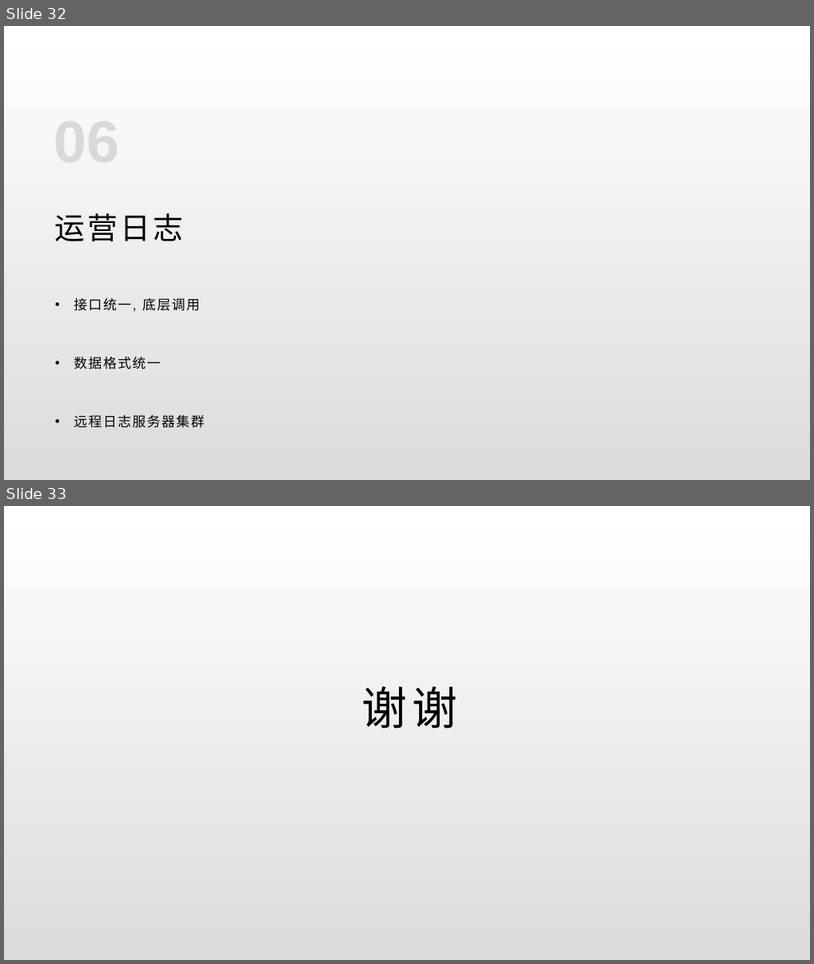
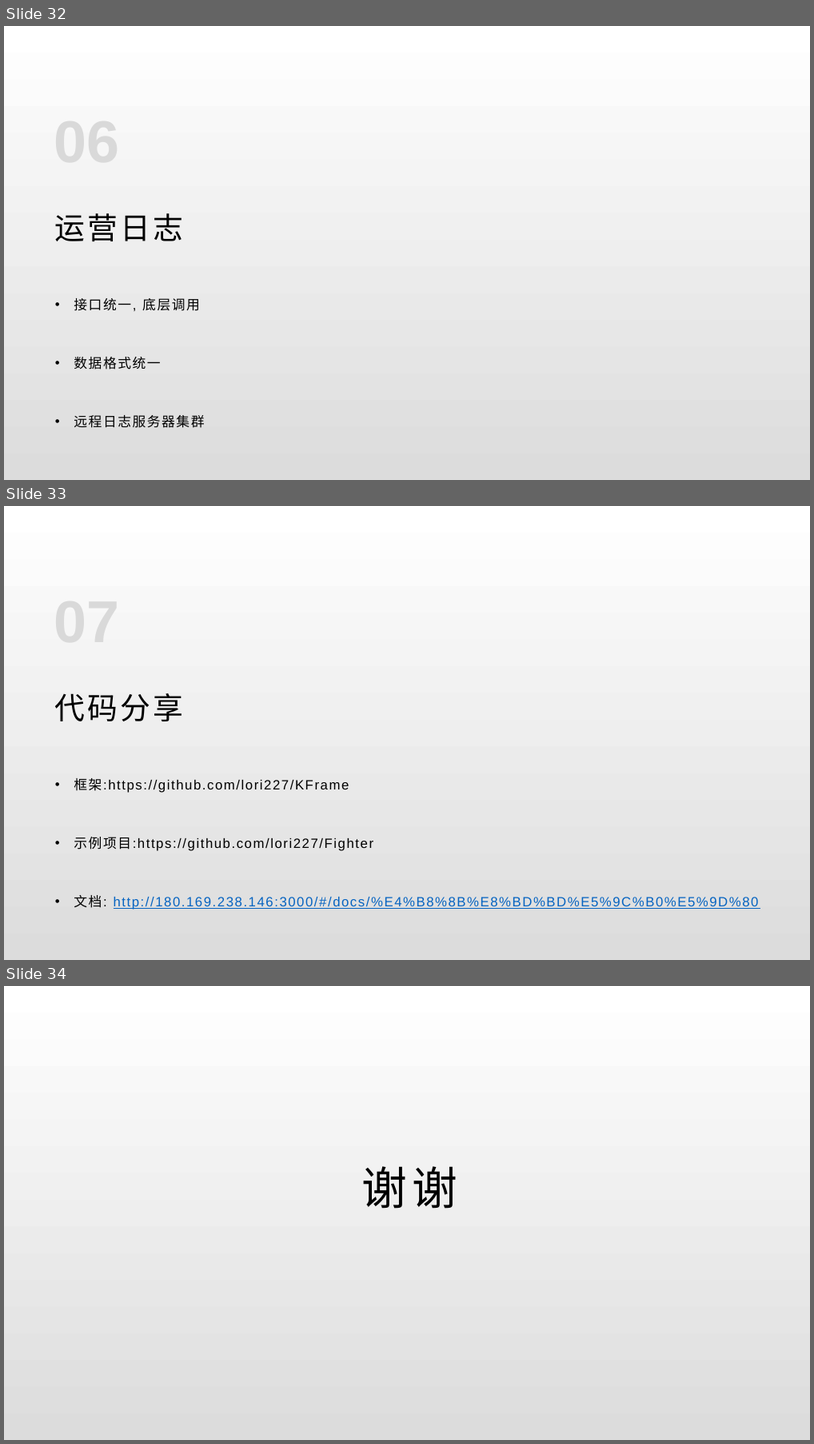
Before and after one commit to lori227/KFrame, a slide deck: _doc/KFrame.pptx. Shown one above the other, each under a label of ours: slides 32 and 33 before the commit, slides 32, 33 and 34 after it. The pictures are 814x964 and 814x1444 pixels, drawn with LibreOffice and Linux fonts; fonts in the diff are those of the drawing. Boxes give left, top, right and bottom in pixels: in the first picture for what was removed or moved away, otherwise in the second. Text is boxed around its words. In the diff, an @@ line names an element or a change of style, - is before the commit and + after.

```diff
--- a/_doc/KFrame.pptx
+++ b/_doc/KFrame.pptx
@@ slide 33 added at (4, 506, 810, 960), background gradient #FFFFFF to #DCDCDC @@
@@ title added at (55, 693, 183, 721), 36 pt, text #000000 @@
+代码分享
@@ text added at (74, 778, 759, 909), 16 pt, text #000000 @@
+• 框架:https://github.com/lori227/KFrame
+• 示例项目:https://github.com/lori227/Fighter
+• 文档: http://180.169.238.146:3000/#/docs/%E4%B8%8B%E8%BD%BD%E5%9C%B0%E5%9D%80
@@ what was slide 33 is now slide 34 @@
```
Also in this commit, not shown: 1 slide changed.
